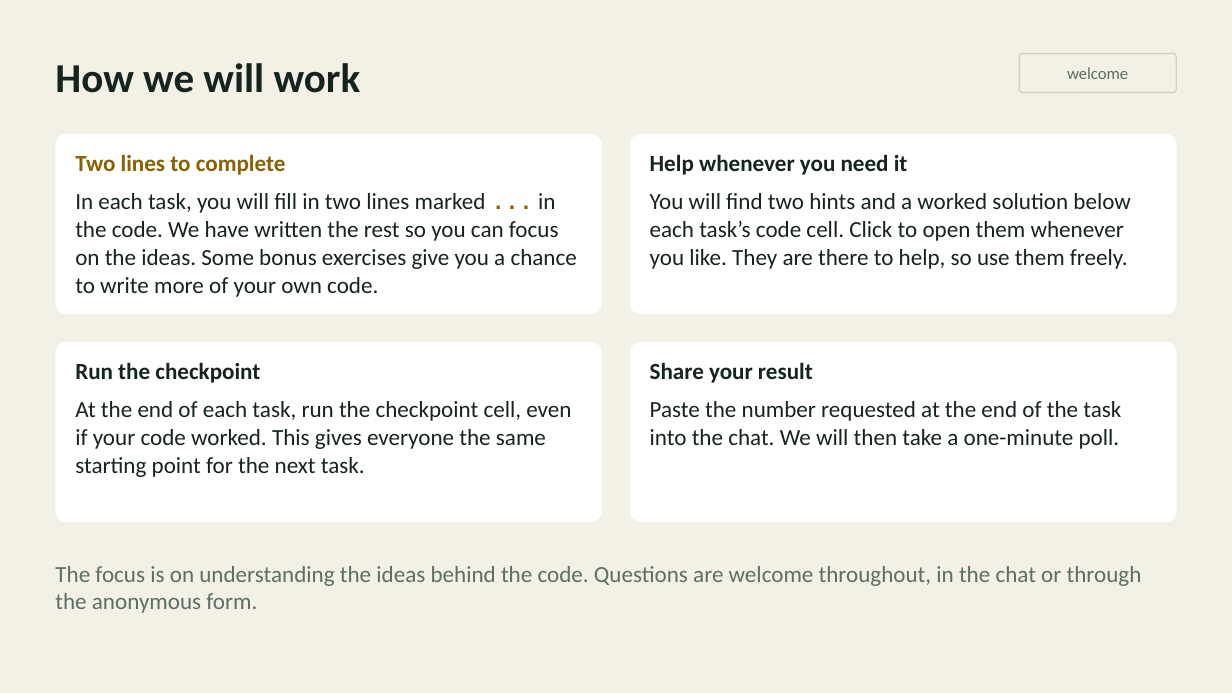
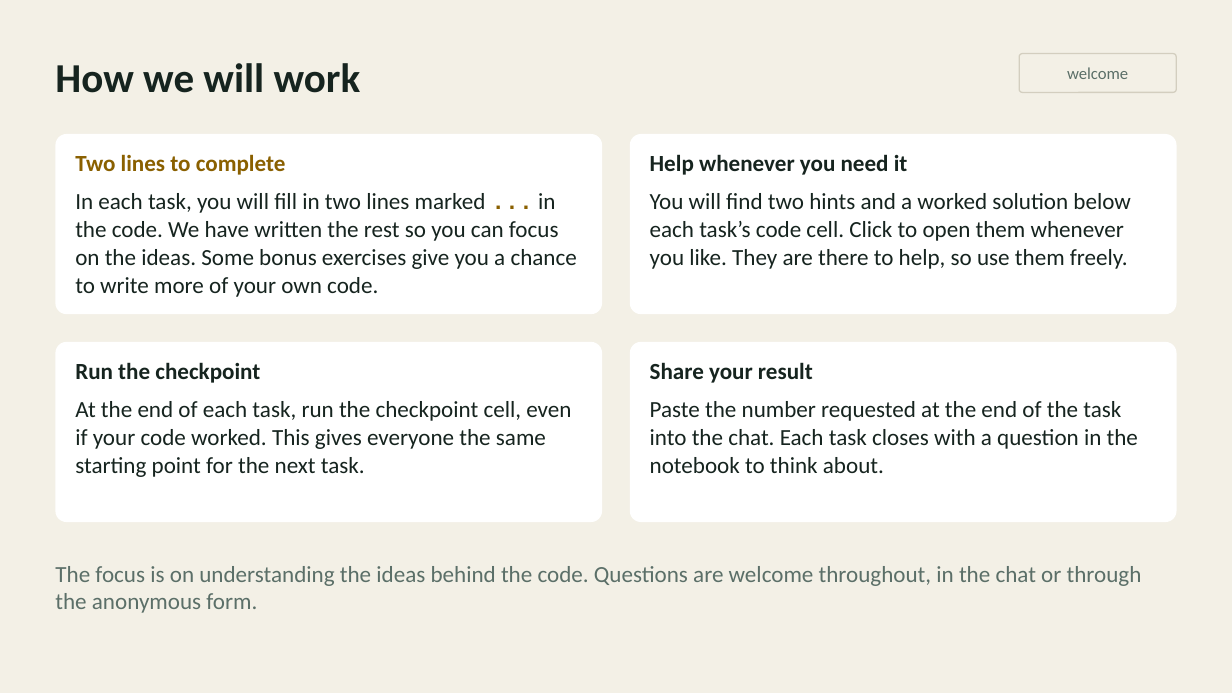
Before and after one commit to inferogenesis/cpomdp-workshop, a slide deck: slide 4 of deck/cpomdp_symposium_2026.pptx. Drawn at 1232x693 pixels with LibreOffice and Linux fonts; fonts in the diff are those of the drawing. Boxes give left, top, right and bottom in pixels: in the first picture for what was removed or moved away, otherwise in the second. Text is boxed around its words. In the diff, an @@ line names an element or a change of style, - is before the commit and + after.

Commit message:
feat: rebuild Task 2's slides around the curiosity pair and the precision dial

```diff
--- a/deck/cpomdp_symposium_2026.pptx
+++ b/deck/cpomdp_symposium_2026.pptx
@@ text in rounded rectangle at <box>650,401,1138,473</box>: text changed @@
-Paste the number requested at the end of the task into the chat. We will then take a one-minute poll.
+Paste the number requested at the end of the task into the chat. Each task closes with a question in the notebook to think about.
```
Also in this commit, not shown: 5 other slides changed, 2 slides added, 1 slide removed, 14 other files.
